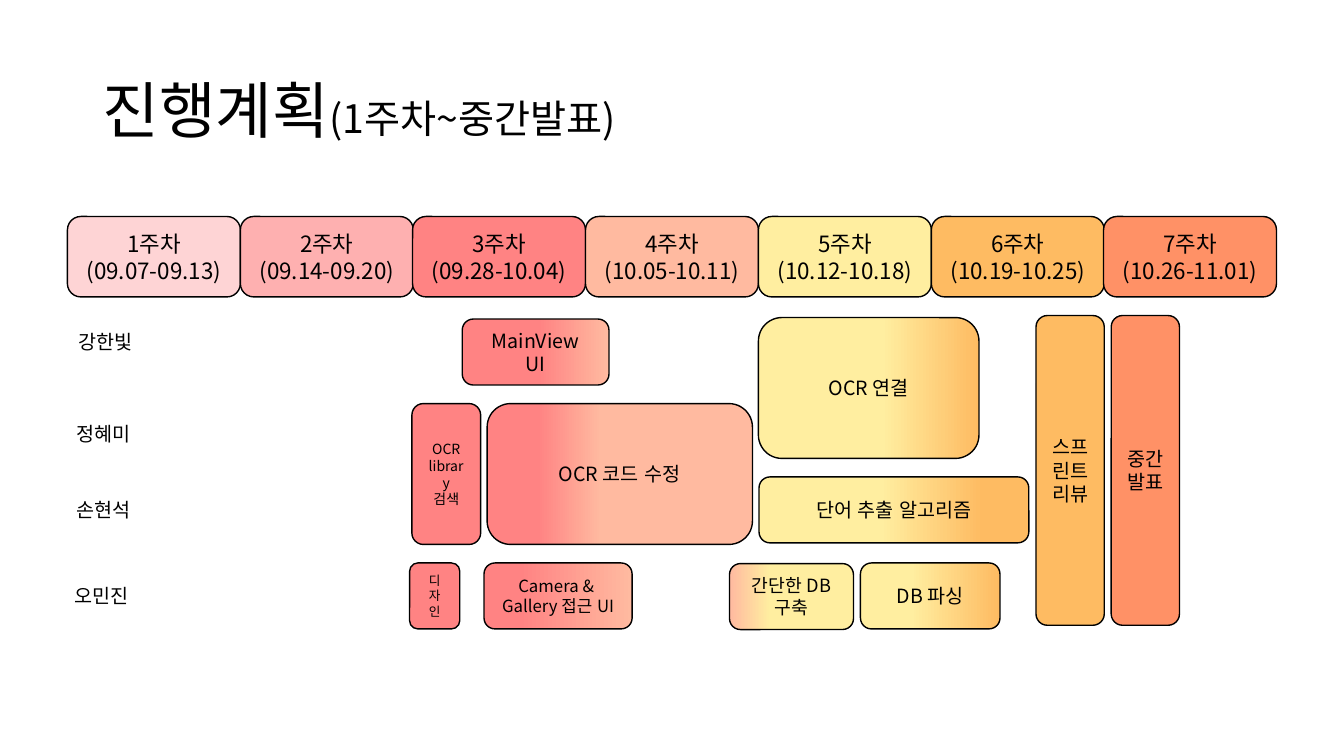
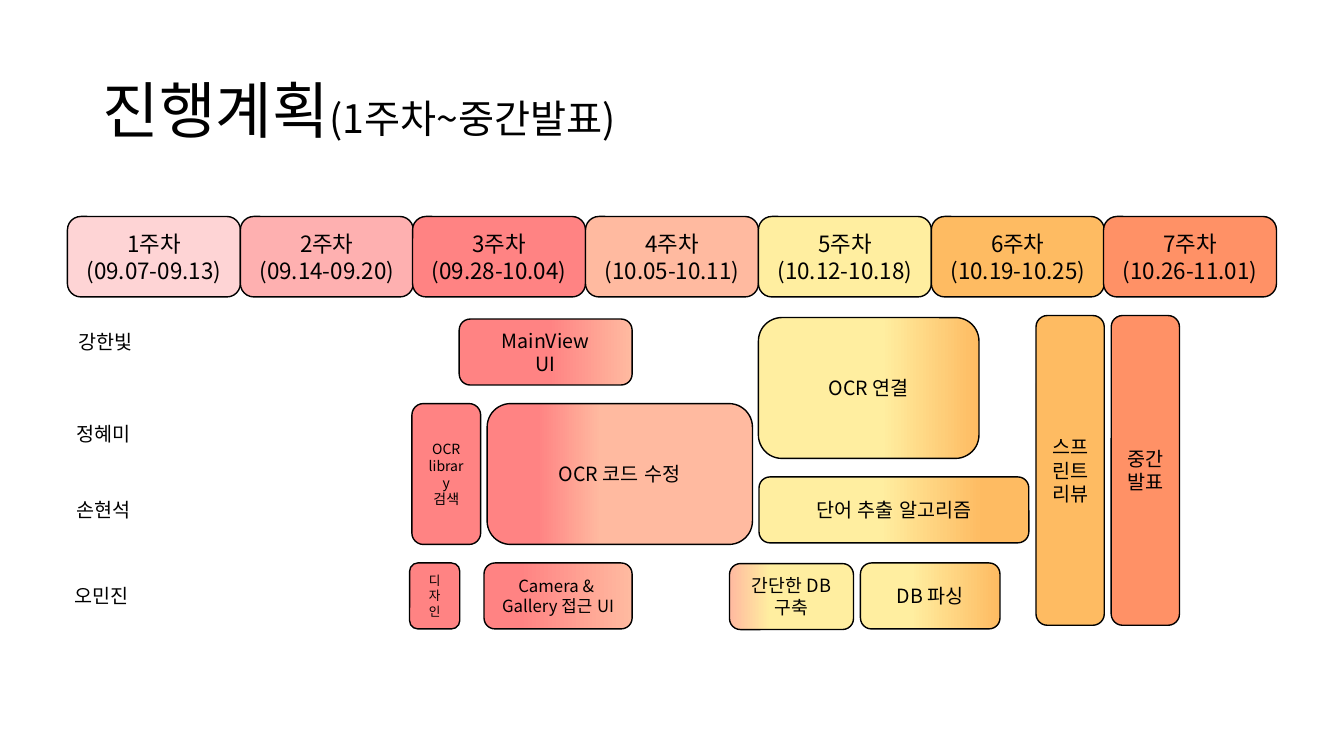
Before and after one commit to LumiereKANG/SW_development, a slide deck: slide 9 of ETC/프로젝트 제안서 7조.pptx. Drawn at 1344x756 pixels with LibreOffice and Linux fonts; fonts in the diff are those of the drawing. Boxes give left, top, right and bottom in pixels: in the first picture for what was removed or moved away, otherwise in the second. Text is boxed around its words. In the diff, an @@ line names an element or a change of style, - is before the commit and + after.

```diff
--- a/ETC/프로젝트 제안서 7조.pptx
+++ b/ETC/프로젝트 제안서 7조.pptx
@@ rounded rectangle "MainView": place and size @@
-rounded rectangle "MainView" at [463,319,610,384]
+rounded rectangle "MainView" at [460,319,633,384]
```
Also in this commit, not shown: 1 other slide changed.
